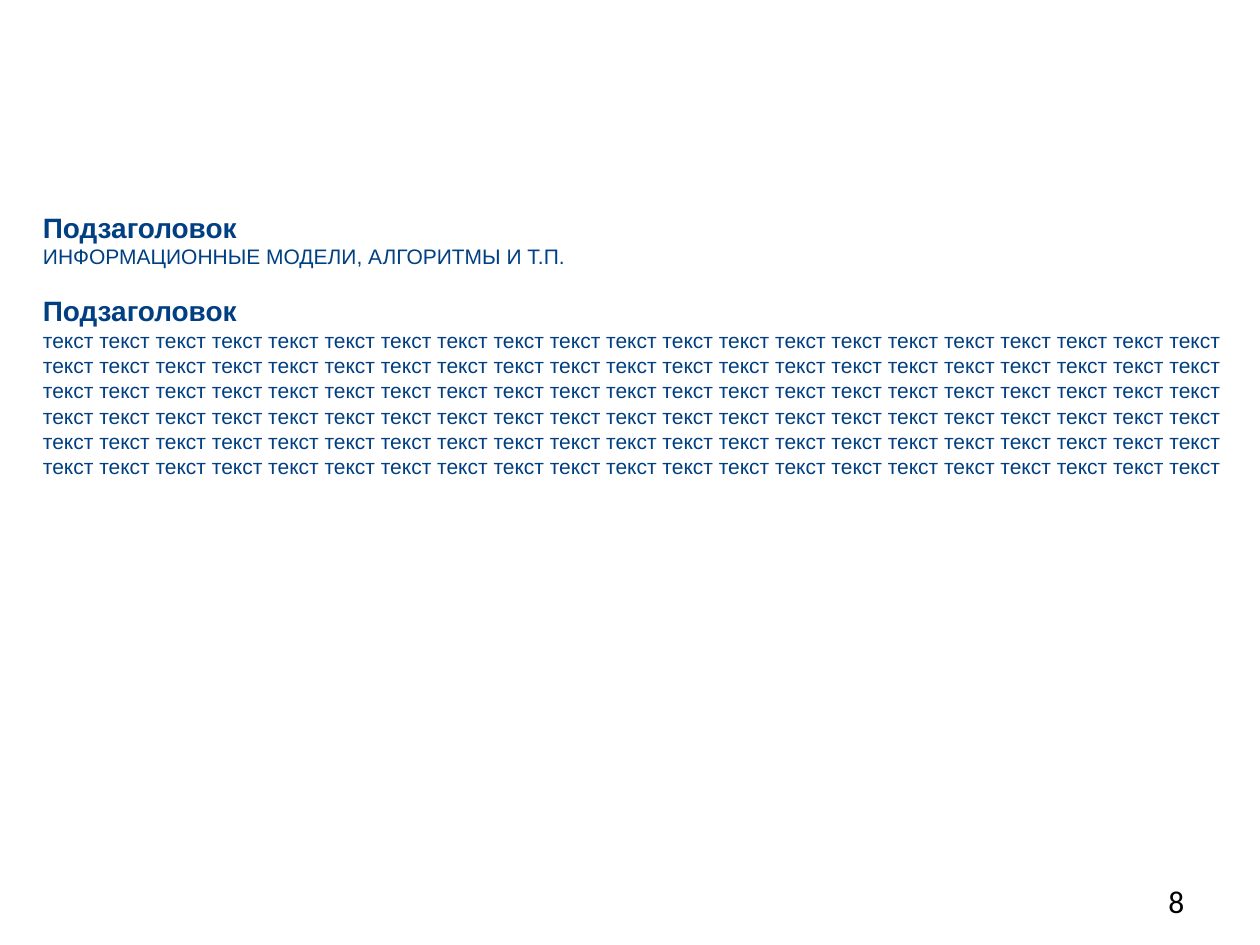
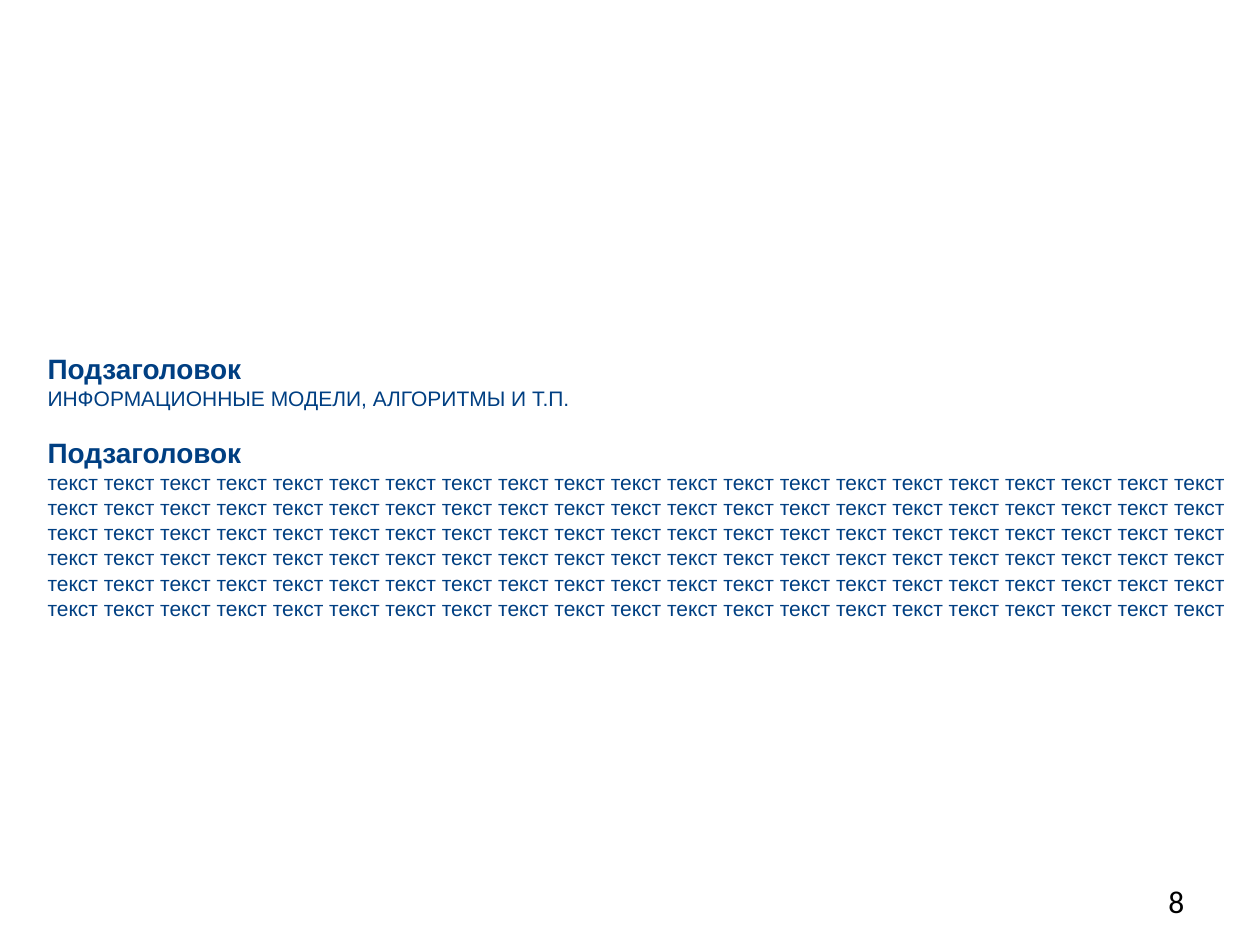
Before and after one commit to M2000h/HSE-APP, a slide deck: slide 8 of Презентация.pptx. Drawn at 1260x945 pixels with LibreOffice and Linux fonts; fonts in the diff are those of the drawing; background and template pictures are left out. Boxes give left, top, right and bottom in pixels: in the first picture for what was removed or moved away, otherwise in the second. Text is boxed around its words. In the diff, an @@ line names an element or a change of style, - is before the commit and + after.

```diff
--- a/Презентация.pptx
+++ b/Презентация.pptx
@@ text "Подзаголовок ИНФОРМАЦИОННЫЕ МОДЕЛИ, АЛГОРИТМЫ И ...": place and size @@
-text "Подзаголовок ИНФОРМАЦИОННЫЕ МОДЕЛИ, АЛГОРИТМЫ И ..." at (43, 218, 1220, 475)
+text "Подзаголовок ИНФОРМАЦИОННЫЕ МОДЕЛИ, АЛГОРИТМЫ И ..." at (48, 359, 1225, 617)
```
Also in this commit, not shown: 5 other slides changed, 1 slide added, 3 slides removed.
